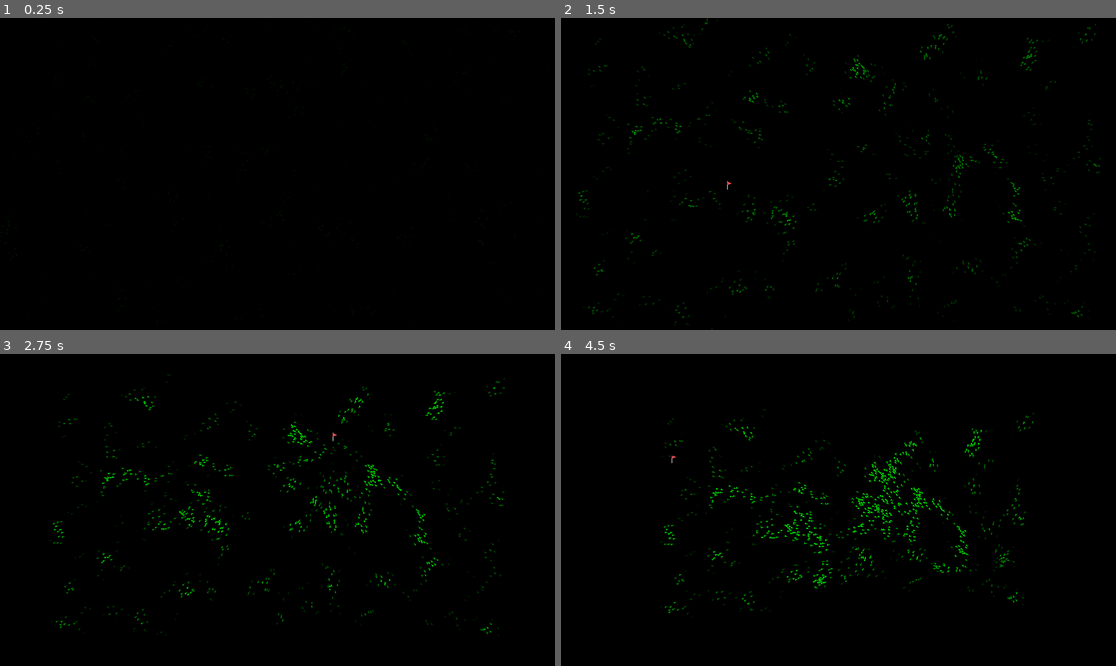
Above: before the commit, frames 1-4 (two rows, left to right).
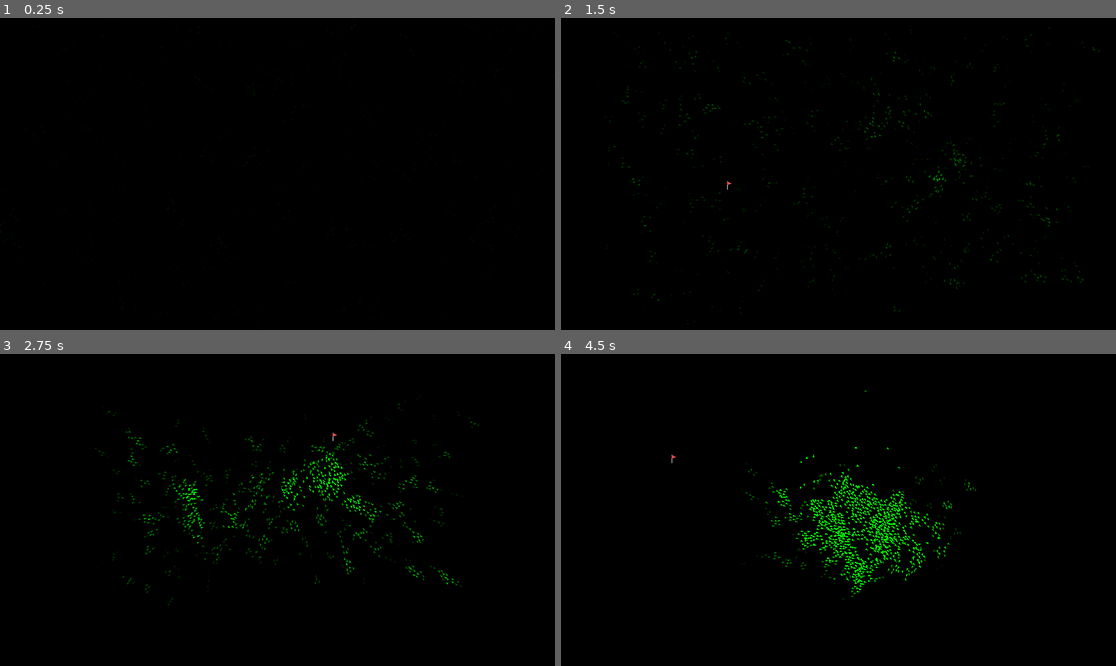
Above: after the commit, the same moments.

Repository: kyrick/godot-boids-acceleration-structure
Game: Godot game, scene res://Levels/RandomSpawn/RandomSpawn.tscn
Same seed, same stepped clock (60 frames per second), same inputs: the game is played once before the commit and once after it.
Inputs (mouse positions are in pixels of both pictures, inside the frame that each line leads up to):
- Up to frame 1 (0.25 s): no input
- Up to frame 2 (1.5 s): tap Enter at 0.5 s; move the mouse to (960, 158) at 0.52 s; click (960, 158) at 0.67 s; move the mouse to (727, 189) at 1.27 s; click (727, 189) at 1.42 s
- Up to frame 3 (2.75 s): move the mouse to (333, 441) at 2.02 s; click (333, 441) at 2.17 s
- Up to frame 4 (4.5 s): move the mouse to (810, 572) at 2.77 s; click (810, 572) at 2.92 s; move the mouse to (1005, 556) at 3.52 s; click (1005, 556) at 3.67 s; move the mouse to (672, 463) at 4.27 s; click (672, 463) at 4.42 s

The runs differ from the first frame. In frame 2, 2.0% of the frame differs, in the area x 2-98%, y 0-100%; in frame 3, 3.1%; in frame 4, 3.5%, in the area x 17-86%, y 11-84%.

Commit message:
fix broken center calculation

Diff:
--- a/Actors/Boid/Boid.gd
+++ b/Actors/Boid/Boid.gd
@@ -90,7 +90,7 @@
 		align_vector /= flock_size
 		flock_center /= flock_size
 
-		var centor_vector = global_position.direction_to(flock_center)
+		center_vector = global_position.direction_to(flock_center)
 
 	return [center_vector.normalized(),
 			align_vector.normalized(),
--- a/Actors/Crow/Crow.tscn
+++ b/Actors/Crow/Crow.tscn
@@ -8,13 +8,13 @@
 __meta__ = {
 "_editor_description_": ""
 }
-max_speed = 100.0
-min_speed = 75.0
+min_speed = 150.0
 mouse_follow_force = 10.0
-cohesion_force = 70.0
-algin_force = 30.0
-separation_force = 30.0
-avoid_distance = 5.0
+cohesion_force = 2.0
+algin_force = 5.0
+separation_force = 10.0
+avoid_distance = 10.0
+max_flock_size = 15
 
 [node name="Sprite" type="Sprite" parent="."]
 position = Vector2( 1.61354, 2.23908e-13 )
